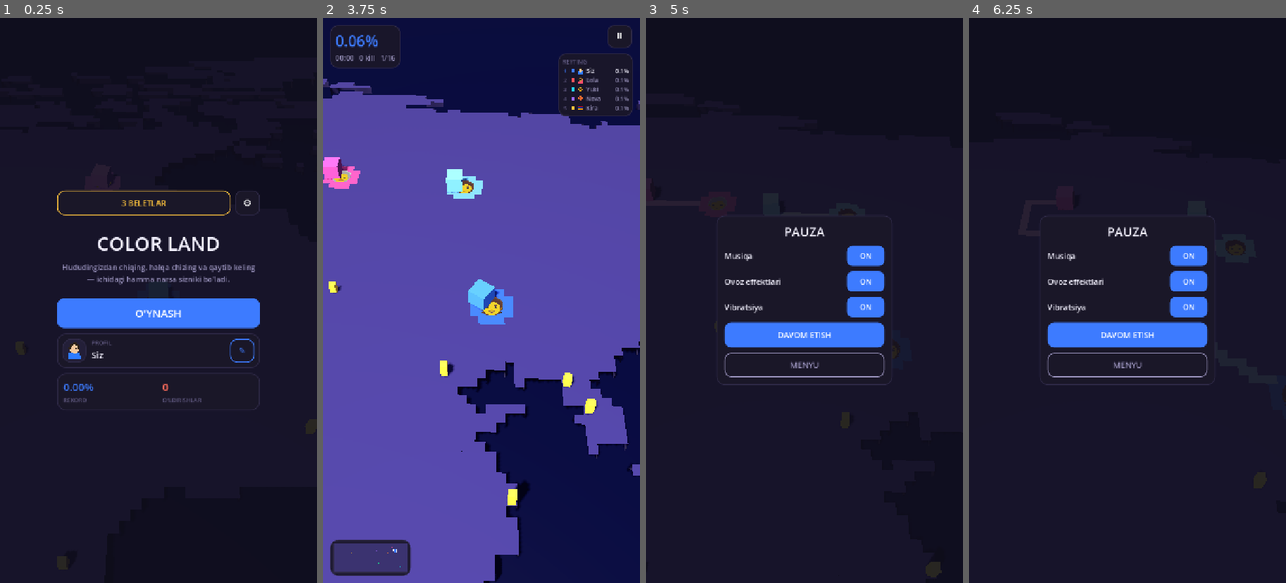
Above: before the commit, frames 1-4 (left to right).
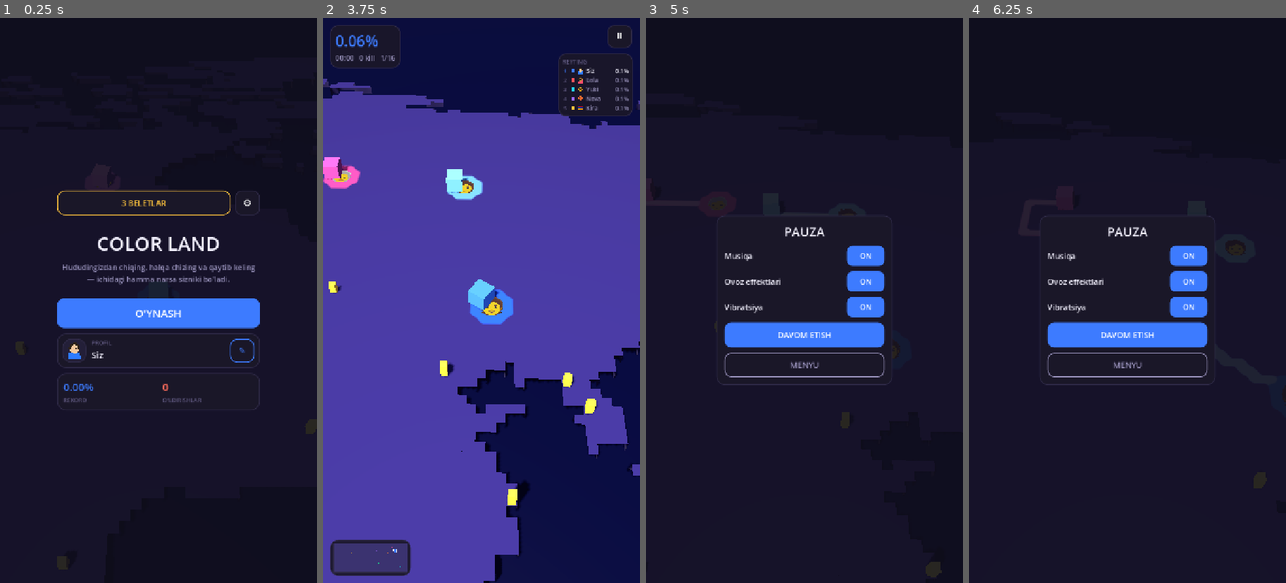
Above: after the commit, the same moments.

Repository: shogoyos-dotcom/birga
Game: Godot game, scene res://scenes/main.tscn
The game is run twice, just before and just after one commit, with the same random seed, the same clock (stepped at 60 frames per second) and the same inputs.
Inputs:
- Up to frame 1 (0.25 s): no input
- Up to frame 2 (3.75 s): click "3 BELETLAR" at 0.5 s; click "←" at 1.25 s; click "⚙" at 2 s; click "←" at 2.75 s; click "O'YNASH" at 3.5 s
- Up to frame 3 (5 s): click "⏸" at 4.25 s
- Up to frame 4 (6.25 s): click "ON" at 5 s; click "OFF" at 5.75 s

The runs differ from the first frame. In frame 2, 0.2% of the frame differs, in the area x 0-60%, y 26-55%; in frame 3, less than 0.1%; in frame 4, less than 0.1%.

Commit message:
Hudud chetlarini shaderda silliqlash
Egalik teksturasi har katak uchun bitta piksel, arena esa ekranda
o'nlab marta kattalashadi — "nearest" filtr bilan hudud cheti
zinapoyaga aylanardi, "linear" bilan esa butun rang loyqa bo'lardi.

Endi ustki yuza shader bilan chiziladi: har piksel eng yaqin 4
katakning egasini oladi, ularga bilinear og'irlik beradi va og'irliklar
yig'indisi katta bo'lgan ega g'olib chiqadi. Burchaklar yumaloqlanadi,
zinapoya diagonalga aylanadi, katak ichidagi rang esa toza qoladi;
chegara ekran o'lchamiga qarab bir piksel kengligida yumshatiladi.

Buning uchun PaintLayer ikkita tekstura tayyorlaydi: shader uchun
belgilar (R — hudud egasi, G — iz egasi) va 512x1 rang jadvali; tayyor
ranglar teksturasi kichik xarita uchun qoladi. Iz kengligi
o'zgarmaydi — katak markazida og'irlik to'liq o'sha katakka tegishli.

Testlar: 101 ta tekshiruv. Eksport Linux varianti sifatida qurilib
ishga tushirildi — shader xatosiz kompilyatsiya bo'ladi.

Co-Authored-By: Claude Opus 5 <noreply@anthropic.com>
Claude-Session: https://claude.ai/code/session_01VVczhdg6N5Lxf1gePGp9Q2

Diff:
--- /dev/null
+++ b/color_land_3d/scripts/render/arena.gdshader
@@ -0,0 +1,100 @@
+shader_type spatial;
+render_mode diffuse_lambert, specular_disabled;
+
+// Arena ustki yuzasi: hudud va iz chegaralarini silliq chizadi.
+//
+// Egalik ma'lumoti har katak uchun bitta piksel bo'lib keladi, arena
+// esa ekranda o'nlab marta kattalashadi — oddiy "nearest" filtr bilan
+// chegara zinapoyaga aylanadi, "linear" bilan esa butun rang loyqa
+// bo'lib ketadi.
+//
+// Shuning uchun bu yerda **ovoz berish** ishlatiladi: har piksel eng
+// yaqin 4 katakning egasini oladi va ularga bilinear og'irlik beradi.
+// Qaysi egaga tushgan og'irliklar yig'indisi katta bo'lsa, o'sha
+// g'olib. Natijada burchaklar yumaloqlanadi, 45 gradusli zinapoya esa
+// to'g'ri diagonalga aylanadi — katak ichidagi ranglar esa toza
+// qoladi. Chegaraning o'zi ekran o'lchamiga qarab yumshatiladi
+// (antialiasing).
+
+// R — hudud egasi (0..255), G — iz egasi (0..255).
+uniform sampler2D index_tex : filter_nearest, repeat_disable;
+// 512x1: 0 — egasiz quruqlik, 1..255 — hudud, 256..511 — iz.
+uniform sampler2D palette_tex : source_color, filter_nearest, repeat_disable;
+uniform vec2 grid_size;
+uniform float surface_roughness : hint_range(0.0, 1.0) = 0.9;
+
+int index_at(vec2 cell) {
+	vec2 uv = (cell + vec2(0.5)) / grid_size;
+	vec4 texel = texture(index_tex, uv);
+	int owner = int(texel.r * 255.0 + 0.5);
+	int trail = int(texel.g * 255.0 + 0.5);
+	return trail != 0 ? 256 + trail : owner;
+}
+
+vec3 color_of(int index) {
+	return texture(palette_tex, vec2((float(index) + 0.5) / 512.0, 0.5)).rgb;
+}
+
+void fragment() {
+	ROUGHNESS = surface_roughness;
+
+	// Katak markazlari to'ri: butun qiymat — katak markazi.
+	vec2 p = UV * grid_size - vec2(0.5);
+	vec2 base = floor(p);
+	vec2 f = p - base;
+
+	int ids[4] = int[](
+		index_at(base),
+		index_at(base + vec2(1.0, 0.0)),
+		index_at(base + vec2(0.0, 1.0)),
+		index_at(base + vec2(1.0, 1.0)));
+
+	// To'rttasi ham bir xil bo'lsa — chegara yo'q, hisoblashga hojat
+	// yo'q (piksellarning aksariyati shu yo'ldan o'tadi).
+	if (ids[0] == ids[1] && ids[0] == ids[2] && ids[0] == ids[3]) {
+		ALBEDO = color_of(ids[0]);
+	} else {
+		float weights[4] = float[](
+			(1.0 - f.x) * (1.0 - f.y),
+			f.x * (1.0 - f.y),
+			(1.0 - f.x) * f.y,
+			f.x * f.y);
+
+		// Har bir nomzodga tushgan umumiy og'irlik.
+		float totals[4] = float[](0.0, 0.0, 0.0, 0.0);
+		for (int k = 0; k < 4; k++) {
+			for (int j = 0; j < 4; j++) {
+				if (ids[j] == ids[k]) {
+					totals[k] += weights[j];
+				}
+			}
+		}
+
+		int best = 0;
+		for (int k = 1; k < 4; k++) {
+			if (totals[k] > totals[best]) {
+				best = k;
+			}
+		}
+		// Ikkinchi o'rin — boshqa egaga tegishli eng kuchli nomzod.
+		int second = -1;
+		for (int k = 0; k < 4; k++) {
+			if (ids[k] != ids[best] && (second < 0 || totals[k] > totals[second])) {
+				second = k;
+			}
+		}
+
+		vec3 winner = color_of(ids[best]);
+		if (second < 0) {
+			ALBEDO = winner;
+		} else {
+			// Chegarani bir piksel kengligida yumshatamiz: `fwidth`
+			// bitta ekran piksellga nechta katak to'g'ri kelishini
+			// beradi.
+			float pixel = max(max(fwidth(p.x), fwidth(p.y)), 0.0005);
+			float lead = totals[best] - totals[second];
+			float t = clamp(0.5 + 0.5 * lead / pixel, 0.5, 1.0);
+			ALBEDO = mix(color_of(ids[second]), winner, t);
+		}
+	}
+}
--- a/color_land_3d/scripts/render/game_view.gd
+++ b/color_land_3d/scripts/render/game_view.gd
@@ -24,6 +24,7 @@
 
 ## Hudud ustidagi avatar naqshi va poytaxt belgilari — kod bilan
 ## qo'shiladi, sahnada alohida tugun saqlanmaydi.
+const ARENA_SHADER := preload("res://scripts/render/arena.gdshader")
 const TerritoryMarksNode := preload("res://scripts/render/territory_marks.gd")
 const CapitalMarksNode := preload("res://scripts/render/capital_marks.gd")
 
@@ -165,16 +166,15 @@
 	paint = PaintLayer.new(world.grid, world.color_index_by_id)
 	_apply_sky()
 
-	# Ustki yuza: egalik teksturasi quruqlik rangi ustiga tushadi.
-	# Albedo oq: butun rang teksturadan keladi (material rangni
-	# teksturaga ko'paytiradi).
-	var top := StandardMaterial3D.new()
-	top.albedo_color = Color.WHITE
-	top.albedo_texture = paint.texture
-	# NEAREST: chiziqli filtr qo'shni o'yinchilarning ranglarini
-	# aralashtirib, chegarani loyqa qilib yuboradi.
-	top.texture_filter = BaseMaterial3D.TEXTURE_FILTER_NEAREST
-	top.roughness = 0.9
+	# Ustki yuza: ranglarni shader hisoblaydi. Oddiy "nearest" filtrda
+	# hudud chetlari zinapoya bo'lib qolardi — shader eng yaqin 4
+	# katakning egasini taqqoslab, chegarani silliq chizadi.
+	var top := ShaderMaterial.new()
+	top.shader = ARENA_SHADER
+	top.set_shader_parameter("index_tex", paint.index_texture)
+	top.set_shader_parameter("palette_tex", paint.palette_texture)
+	top.set_shader_parameter("grid_size",
+		Vector2(world.grid.width, world.grid.height))
 	arena.set_surface_override_material(0, top)
 
 	var wall := StandardMaterial3D.new()
--- a/color_land_3d/scripts/render/paint_layer.gd
+++ b/color_land_3d/scripts/render/paint_layer.gd
@@ -1,49 +1,73 @@
 class_name PaintLayer
 extends RefCounted
 
-## Egalik teksturasi: har katak uchun bitta piksel.
+## Egalik ma'lumoti: har katak uchun bitta piksel.
 ##
 ## Hududlar va izlar alohida mesh emas, arena ustidagi tekstura bo'lib
 ## chiziladi — shuning uchun minglab katak o'zgarsa ham geometriya
 ## qayta qurilmaydi. Faqat o'zgargan kataklar qayta bo'yaladi.
+##
+## Ikkita tekstura tayyorlanadi:
+##  * [index_texture] — R: hudud egasi, G: iz egasi. Arena shaderi shuni
+##    o'qib chegaralarni silliq chizadi;
+##  * [texture] — tayyor ranglar; kichik xarita shuni ko'rsatadi.
+
+## Rang jadvali o'lchami: 0 — egasiz, 1..255 — hudud, 256..511 — iz.
+const PALETTE_SIZE := 512
 
 var image: Image
 var texture: ImageTexture
+var index_image: Image
+var index_texture: ImageTexture
+## 512x1 rang jadvali — shader shundan rang oladi.
+var palette_image: Image
+var palette_texture: ImageTexture
+
 var _grid: GameGrid
 var _colors: PackedColorArray
 
 func _init(grid: GameGrid, color_index_by_id: PackedByteArray) -> void:
 	_grid = grid
 	image = Image.create_empty(grid.width, grid.height, false, Image.FORMAT_RGBA8)
+	index_image = Image.create_empty(
+		grid.width, grid.height, false, Image.FORMAT_RG8)
 	_rebuild_colors(color_index_by_id)
 	_paint_all()
 	texture = ImageTexture.create_from_image(image)
+	index_texture = ImageTexture.create_from_image(index_image)
+	palette_texture = ImageTexture.create_from_image(palette_image)
 
 ## O'yinchi ranglarini oldindan hisoblaydi: 0 — egasiz, 1..255 — hudud,
 ## 256..511 — o'sha ID ning izi.
 ##
-## Tekstura to'liq noshaffof: material albedo rangini teksturaga
-## ko'paytiradi, shuning uchun shaffof piksel qop-qora bo'lib qolardi.
+## Rang jadvali to'liq noshaffof: shaffof piksel qop-qora bo'lib
+## qolardi.
 func _rebuild_colors(color_index_by_id: PackedByteArray) -> void:
 	_colors = PackedColorArray()
-	_colors.resize(512)
+	_colors.resize(PALETTE_SIZE)
 	_colors[0] = Palette.land()
 	for id in range(1, 256):
 		var ci: int = color_index_by_id[id]
 		_colors[id] = Palette.territory(ci)
 		_colors[256 + id] = Palette.trail(ci)
+	palette_image = Image.create_empty(
+		PALETTE_SIZE, 1, false, Image.FORMAT_RGBA8)
+	for i in PALETTE_SIZE:
+		palette_image.set_pixel(i, 0, _colors[i])
 
 func _paint_all() -> void:
 	for y in _grid.height:
 		var row := y * _grid.width
 		for x in _grid.width:
-			image.set_pixel(x, y, _color_at(row + x))
+			_paint(x, y, row + x)
 
-func _color_at(i: int) -> Color:
-	var t: int = _grid.trail_cells[i]
-	if t != 0:
-		return _colors[256 + t]
-	return _colors[_grid.owner_cells[i]]
+func _paint(x: int, y: int, i: int) -> void:
+	var own: int = _grid.owner_cells[i]
+	var trail: int = _grid.trail_cells[i]
+	var index: int = 256 + trail if trail != 0 else own
+	image.set_pixel(x, y, _colors[index])
+	# Shaderga ID lar 0..1 oralig'ida uzatiladi.
+	index_image.set_pixel(x, y, Color(own / 255.0, trail / 255.0, 0.0, 1.0))
 
 ## Panjaradagi o'zgarishlarni teksturaga ko'chiradi.
 ## O'zgargan katak sonini qaytaradi.
@@ -53,6 +77,15 @@
 		return 0
 	var w := _grid.width
 	for i: int in dirty:
-		image.set_pixel(i % w, i / w, _color_at(i))
+		_paint(i % w, i / w, i)
 	texture.update(image)
+	index_texture.update(index_image)
 	return dirty.size()
+
+## Katakdagi belgini qaytaradi (0 — egasiz, 256+ — iz). Testlar uchun.
+func index_at(x: int, y: int) -> int:
+	var texel := index_image.get_pixel(x, y)
+	var trail := int(round(texel.g * 255.0))
+	if trail != 0:
+		return 256 + trail
+	return int(round(texel.r * 255.0))
--- a/color_land_3d/tests/run_tests.gd
+++ b/color_land_3d/tests/run_tests.gd
@@ -17,7 +17,54 @@
 	_test_continue(t)
 	_test_profile(t)
 	_test_strings(t)
+	_test_paint(t)
 	quit(0 if t.report() else 1)
+
+# ——— Chizish qatlami ———
+
+func _test_paint(t: TestRunner) -> void:
+	t.group("egalik teksturasi")
+
+	t.test("belgilar panjara bilan mos keladi", func() -> void:
+		var grid := MapHelpers.grid_from(PackedStringArray([
+			"....",
+			".11.",
+			".1~.",
+			"....",
+		]))
+		grid.set_trail(3, 0, 2)
+		var colors := PackedByteArray()
+		colors.resize(256)
+		var paint := PaintLayer.new(grid, colors)
+		paint.sync()
+		t.equal(paint.index_at(0, 0), 0, "egasiz katak")
+		t.equal(paint.index_at(1, 1), 1, "hudud egasi")
+		t.equal(paint.index_at(3, 0), 256 + 2, "iz egasi")
+	)
+
+	t.test("o'zgargan katak teksturada yangilanadi", func() -> void:
+		var grid := GameGrid.new(8, 8)
+		var colors := PackedByteArray()
+		colors.resize(256)
+		var paint := PaintLayer.new(grid, colors)
+		paint.sync()
+		grid.set_owner(4, 4, 7)
+		t.equal(paint.sync(), 1, "bitta katak o'zgardi")
+		t.equal(paint.index_at(4, 4), 7)
+	)
+
+	t.test("rang jadvali to'liq noshaffof", func() -> void:
+		var grid := GameGrid.new(4, 4)
+		var colors := PackedByteArray()
+		colors.resize(256)
+		var paint := PaintLayer.new(grid, colors)
+		t.equal(paint.palette_image.get_width(), PaintLayer.PALETTE_SIZE)
+		var clear := 0
+		for i in PaintLayer.PALETTE_SIZE:
+			if paint.palette_image.get_pixel(i, 0).a < 1.0:
+				clear += 1
+		t.equal(clear, 0, "shaffof rang yo'q")
+	)
 
 # ——— Matnlar ———
 
Not shown, added: color_land_3d/scripts/render/arena.gdshader.uid
Not shown, changed: color_land_3d/README.md
